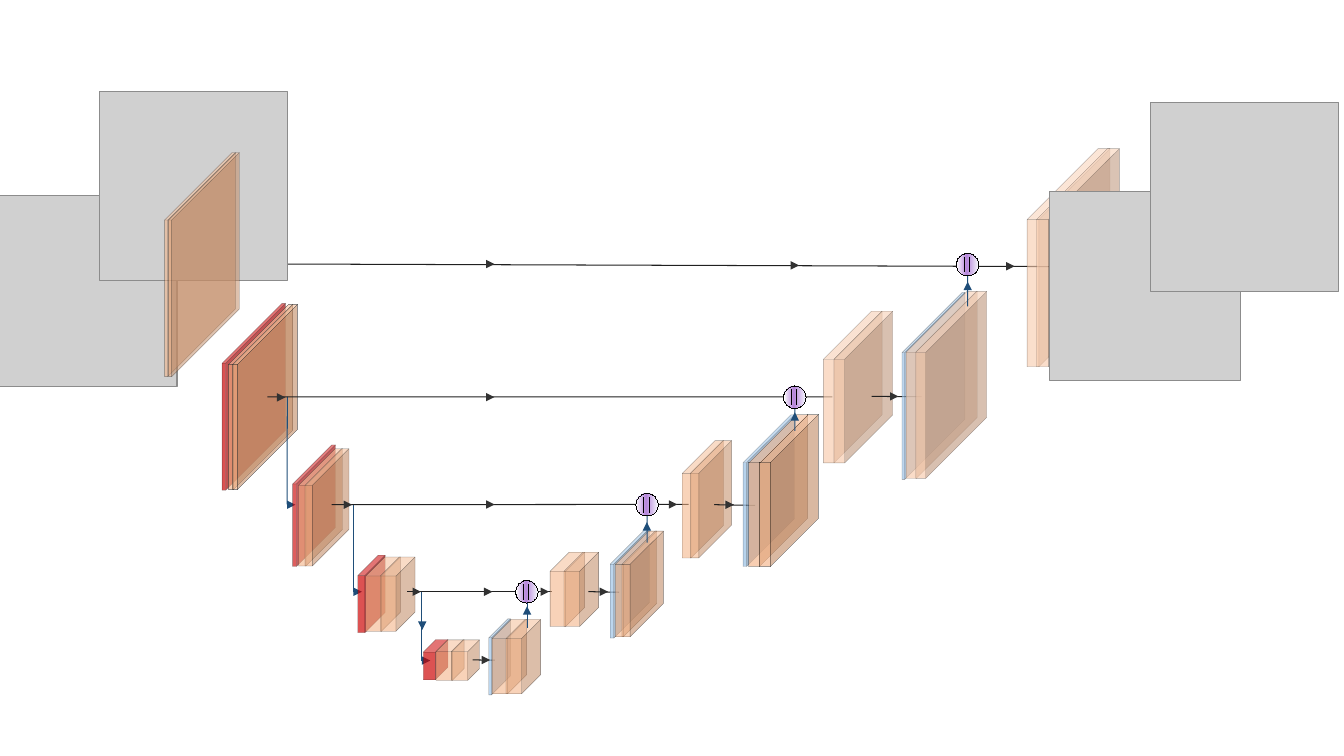
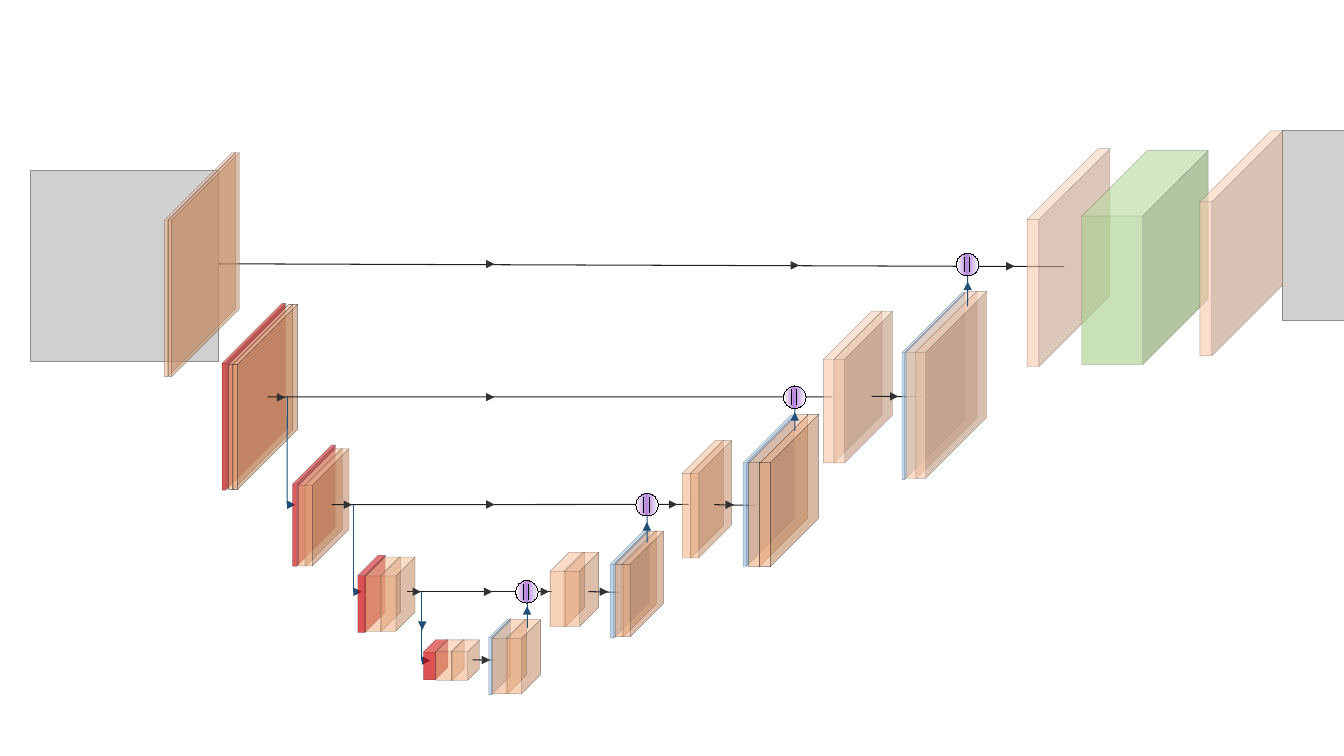
Before and after one commit to jizongFox/Contrast-You, a slide deck: slide 4 of docs/diagram.pptx. Drawn at 1344x756 pixels with LibreOffice and Linux fonts; fonts in the diff are those of the drawing; grey boxes stand for pictures. Boxes give left, top, right and bottom in pixels: in the first picture for what was removed or moved away, otherwise in the second. Text is boxed around its words. In the diff, an @@ line names an element or a change of style, - is before the commit and + after.

```diff
--- a/docs/diagram.pptx
+++ b/docs/diagram.pptx
@@ picture removed at bbox=[99, 92, 287, 281] @@
@@ picture removed at bbox=[1151, 102, 1340, 291] @@
@@ cube: place and size @@
-cube at bbox=[1036, 148, 1119, 366]
+cube at bbox=[1200, 131, 1282, 356]
@@ picture: place and size @@
-picture at bbox=[1051, 192, 1241, 381]
+picture at bbox=[1284, 131, 1344, 321]
@@ picture: place and size @@
-picture at bbox=[0, 196, 177, 387]
+picture at bbox=[31, 170, 220, 362]
@@ cube added at bbox=[1082, 150, 1208, 364], fill #A9D18E at 64% opacity, outline #000000 0.25 pt @@
@@ triangle added at bbox=[214, 260, 222, 268], fill #323232 @@
```
Also in this commit, not shown: 2 slides added, 2 other files.
